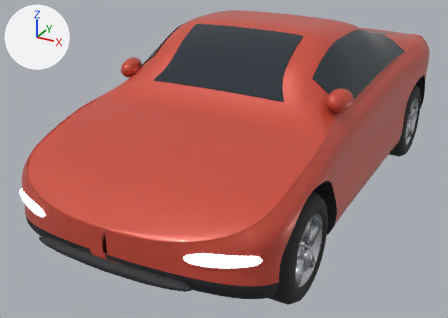
Before and after pictures for a commit that changed the glTF model public/models/kestrel.glb.
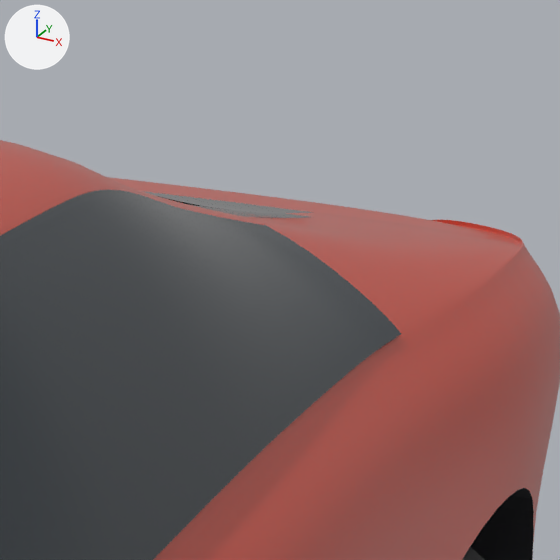
The first picture shows the older version from a 50 mm lens placed at (1.83, -3.93, 2.13), pointed at (-0.17, -0.28, 0.3). The close-ups show the older and then the newer version on the part from 77% to 96% of the width and 0% to 27% of the height of that picture. Only the edits that show in the close-ups are written down. Every picture has the same lights, and +X, +Y and +Z are marked at upper left. Where no turn or scale is listed for an object, it has been applied to the vertices.

The older version as bpy lines, for what is in view:
```python
me_body = bpy.data.meshes.new('body')
me_body.from_pydata(...)  # 20867 vertices, 41763 faces; spans x -0.87..0.87, y -1.85..1.85, z 0.15..1.3
# faces by material slot: [31930, 6953, 2880]
me_body.materials.append(mat_paint)  # red #ce4b38
me_body.materials.append(mat_trim)  # black #27272c
me_body.materials.append(mat_glass)  # dark blue #273038
me_glass = bpy.data.meshes.new('glass')
me_glass.from_pydata(...)  # 1656 vertices, 2880 faces; spans x -0.78..0.78, y -0.71..1.37, z 0.9..1.28
me_glass.materials.append(mat_glass)  # dark blue #273038
ob_a_body = bpy.data.objects.new('a_body', me_body)
ob_a_body.location = (0.0, 0.0, 0.0)
ob_b_glass = bpy.data.objects.new('b_glass', me_glass)
ob_b_glass.location = (0.0, 0.0, 0.0)
```
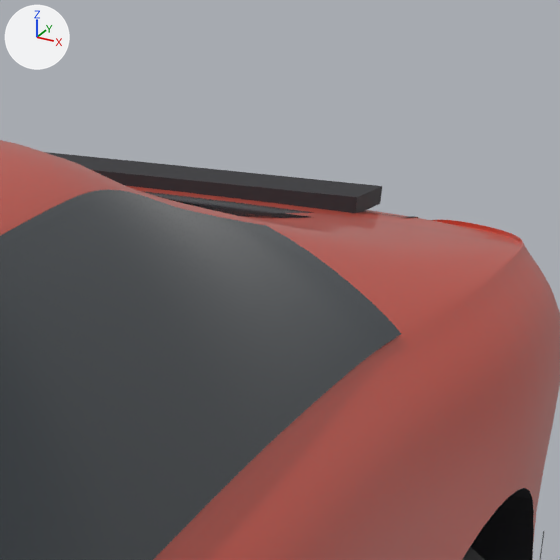
Where the newer file only moved an object's origin or applied its transform, the numbers keep the older frame.

Where the change shows, as pixel boxes [x1, y1, x2, y2] in the close-ups (560 x 560 px):
'spoiler', added: after [45, 152, 382, 213]

Edits to the bpy script that builds the scene:
```text
Add me_cube:
    me_cube.from_pydata([(-0.54, -0.071, -0.007), (-0.54, -0.069, 0.017), (-0.54, 0.069, -0.017), (-0.54, 0.071, 0.007), (0.54, -0.071, -0.007), (0.54, -0.069, 0.017), (0.54, 0.069, -0.017), (0.54, 0.071, 0.007)], [], [(0, 1, 3), (0, 3, 2), (2, 3, 7), (2, 7, 6), (6, 7, 5), (6, 5, 4), (4, 5, 1), (4, 1, 0), (2, 6, 4), (2, 4, 0), (7, 3, 1), (7, 1, 5)])
    me_cube.materials.append(mat_trim)  # black #27272c
Add ob_spoiler:
    ob_spoiler = bpy.data.objects.new('spoiler', me_cube)
    ob_spoiler.location = (0.0, 1.66, 0.951)
```
